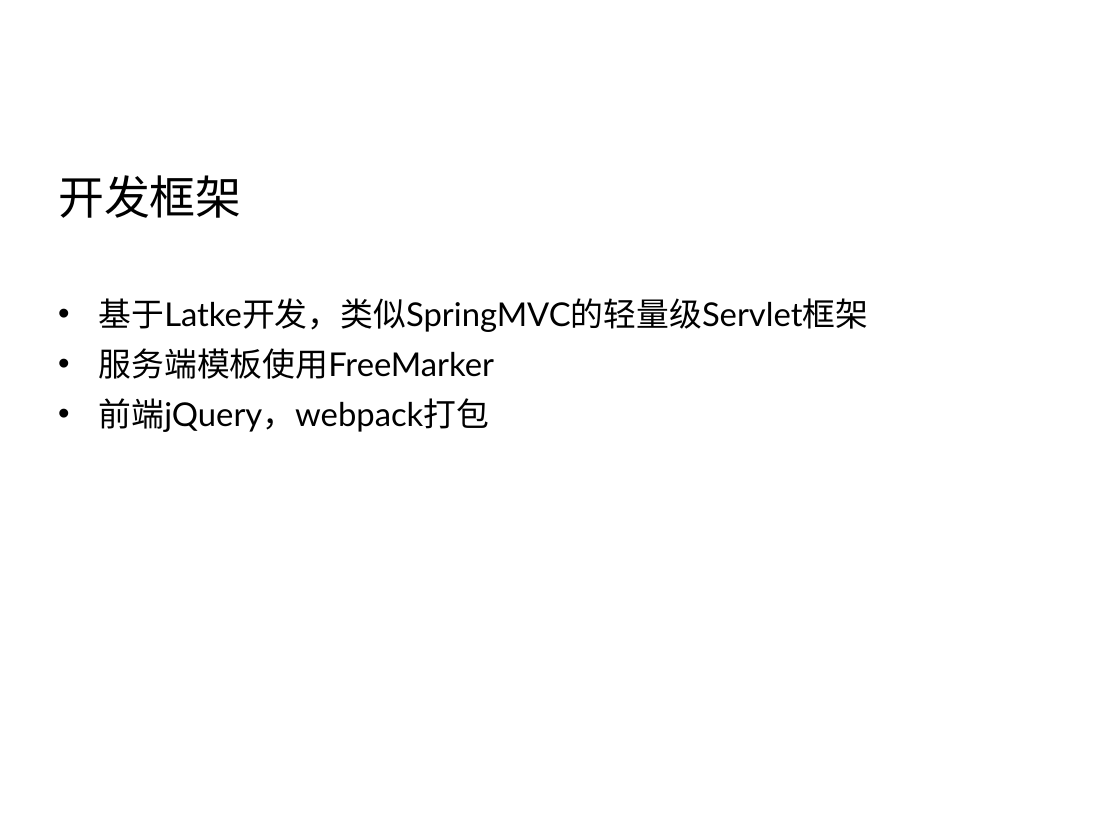
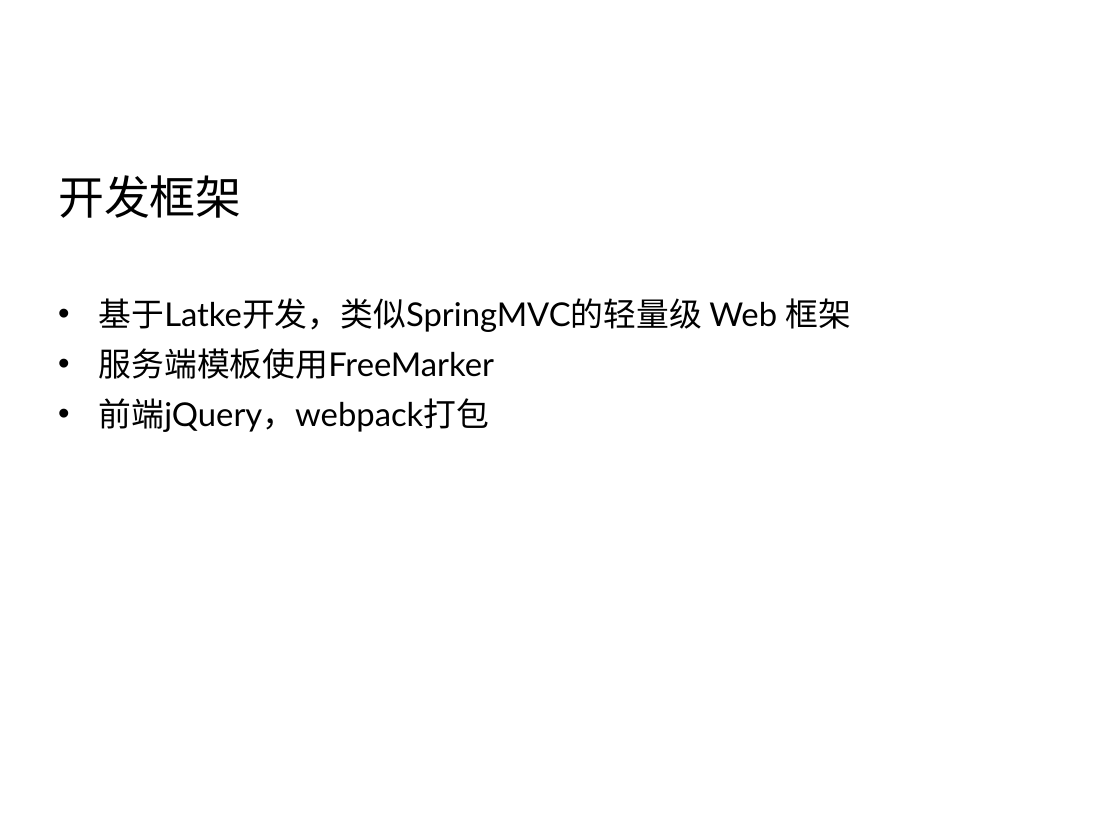
Before and after one commit to Vanessa219/b3log-index, a slide deck: slide 21 of src/sym/syme-intro.pptx (slide 20 before the commit). Drawn at 1120x840 pixels with LibreOffice and Linux fonts; fonts in the diff are those of the drawing; background and template pictures are left out. Boxes give left, top, right and bottom in pixels: in the first picture for what was removed or moved away, otherwise in the second. Text is boxed around its words. In the diff, an @@ line names an element or a change of style, - is before the commit and + after.

```diff
--- a/src/sym/syme-intro.pptx
+++ b/src/sym/syme-intro.pptx
@@ text at [99, 298, 852, 332]: text changed @@
-• 基于Latke开发，类似SpringMVC的轻量级Servlet框架
+• 基于Latke开发，类似SpringMVC的轻量级 Web 框架
```
Also in this commit, not shown: 9 other slides changed, 1 slide added.
